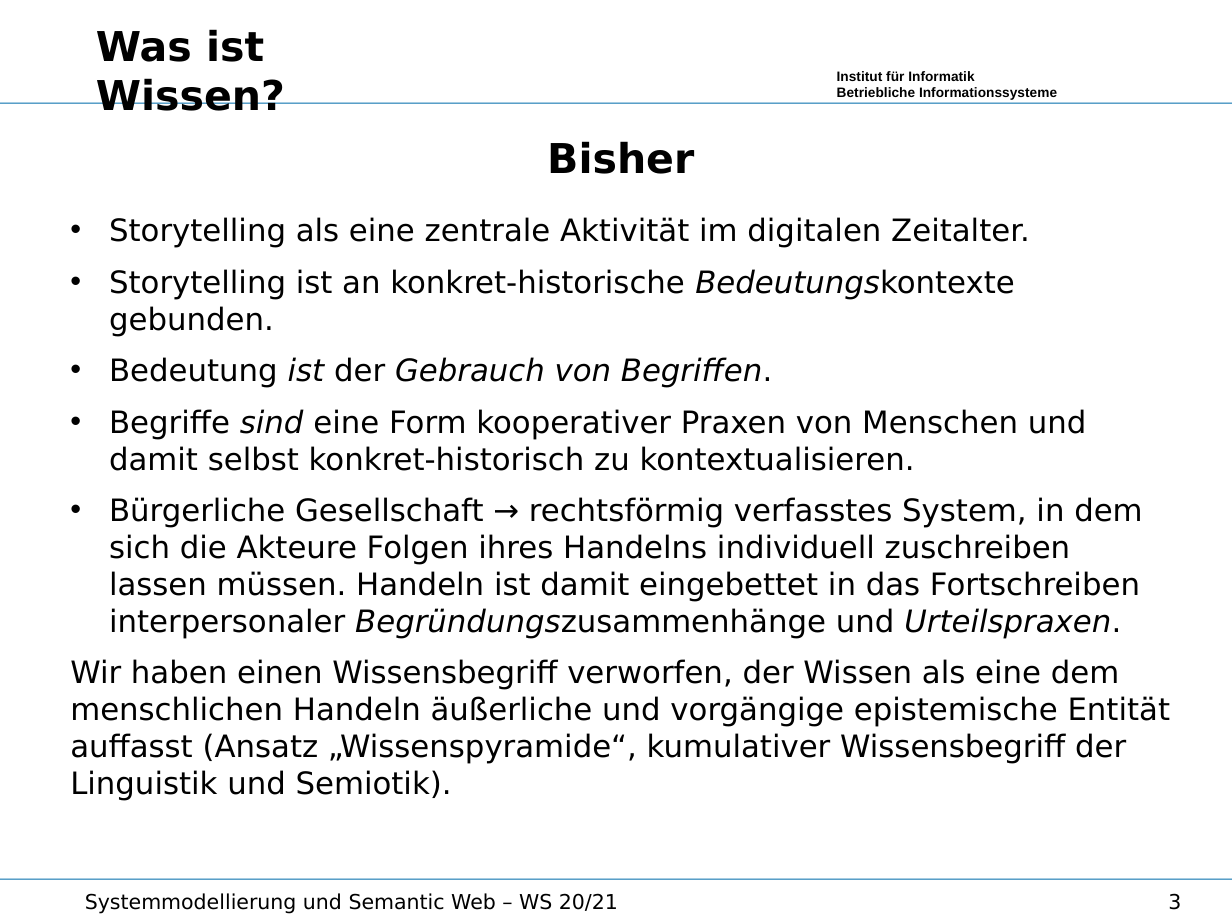
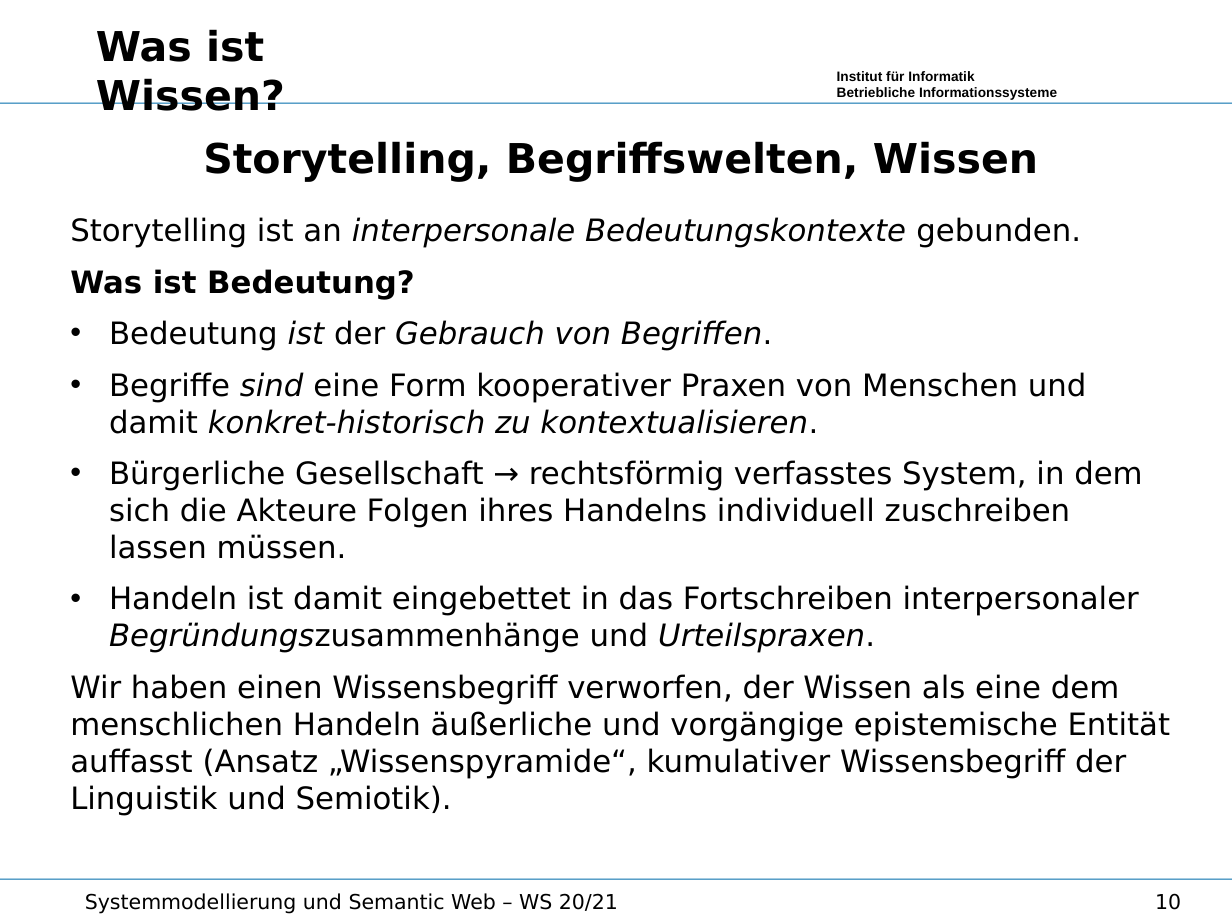
Before and after one commit to wumm-project/Leipzig-Seminar, a slide deck: slide 10 of Wintersemester-2020/Vorlesung/Wissen.odp (slide 3 before the commit). Drawn at 1232x924 pixels with LibreOffice and Linux fonts; fonts in the diff are those of the drawing; background and template pictures are left out. Boxes give left, top, right and bottom in pixels: in the first picture for what was removed or moved away, otherwise in the second. Text is boxed around its words. In the diff, an @@ line names an element or a change of style, - is before the commit and + after.

```diff
--- a/Wintersemester-2020/Vorlesung/Wissen.odp
+++ b/Wintersemester-2020/Vorlesung/Wissen.odp
@@ text at [70, 141, 1081, 299]: text changed @@
-Bisher
-• Storytelling als eine zentrale Aktivität im digitalen Zeitalter.
-• Storytelling ist an konkret-historische Bedeutungskontexte gebunden.
+Storytelling, Begriffswelten, Wissen
+Storytelling ist an interpersonale Bedeutungskontexte gebunden.
+Was ist Bedeutung?
@@ text at [109, 372, 1142, 653]: text changed @@
-• Begriffe sind eine Form kooperativer Praxen von Menschen und damit selbst konkret-historisch zu kontextualisieren.
-• Bürgerliche Gesellschaft → rechtsförmig verfasstes System, in dem sich die Akteure Folgen ihres Handelns individuell zuschreiben lassen müssen. Handeln ist damit eingebettet in das Fortschreiben interpersonaler Begründungszusammenhänge und Urteilspraxen.
+• Begriffe sind eine Form kooperativer Praxen von Menschen und damit konkret-historisch zu kontextualisieren.
+• Bürgerliche Gesellschaft → rechtsförmig verfasstes System, in dem sich die Akteure Folgen ihres Handelns individuell zuschreiben lassen müssen.
+• Handeln ist damit eingebettet in das Fortschreiben interpersonaler Begründungszusammenhänge und Urteilspraxen.
@@ page number at [1155, 893, 1181, 910]: text changed @@
-3
+10
```
Also in this commit, not shown: 8 other slides changed, 7 slides added, 8 slides removed, 4 other files.
